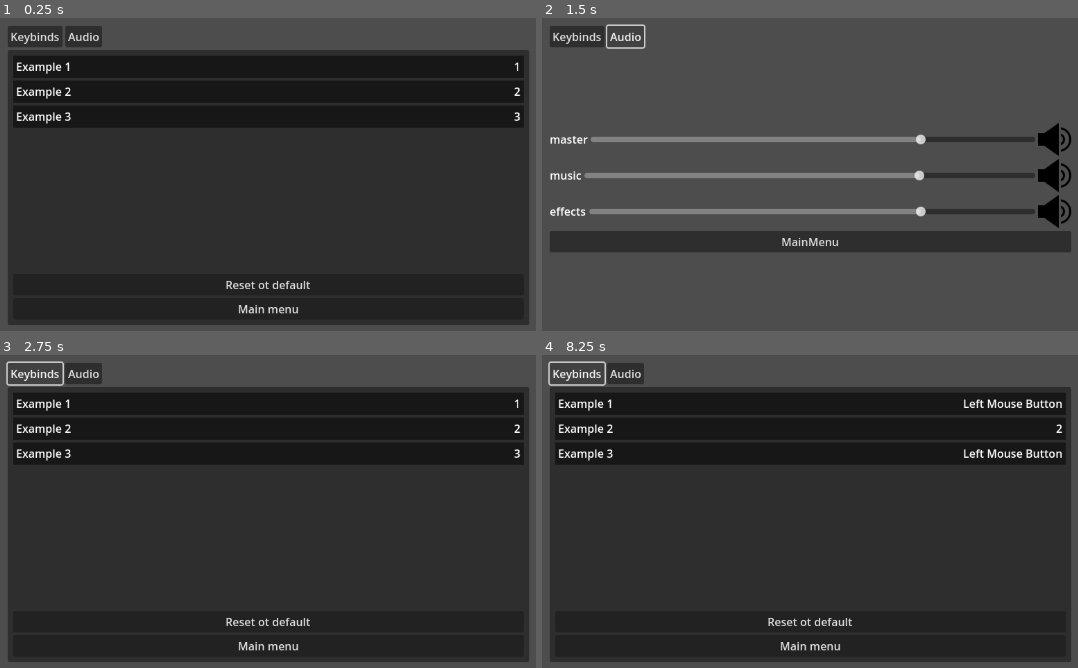
Above: before the commit, frames 1-4 (two rows, left to right).
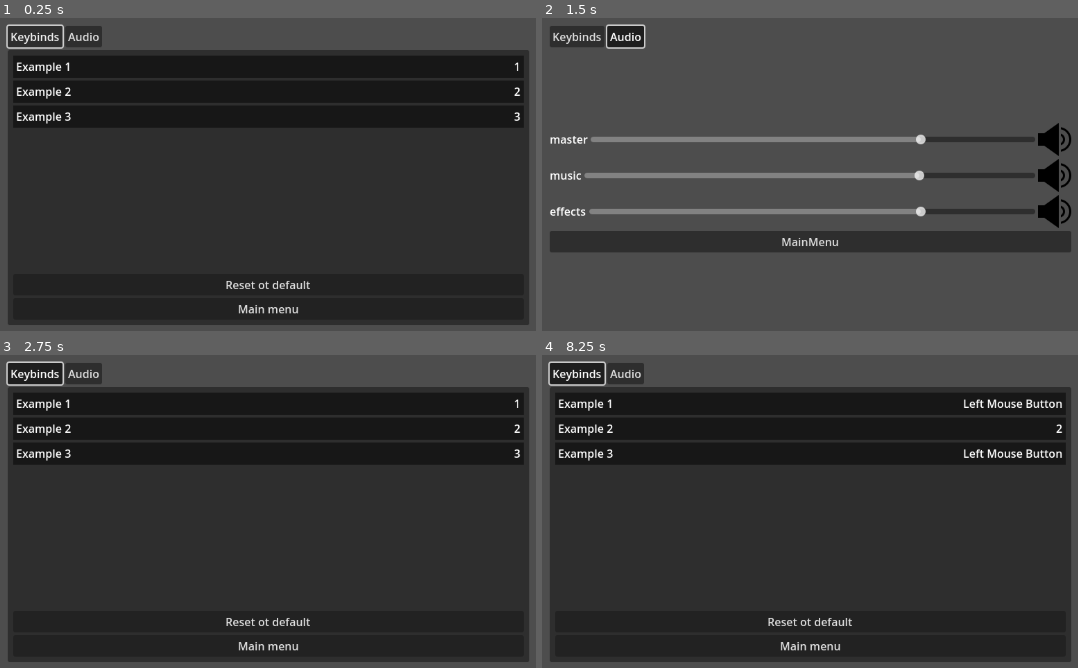
Above: after the commit, the same moments.

Repository: SytonK/settings-and-menus
Game: Godot game, scene res://src/UI/menus/settings/settings_menu.tscn
Two runs of this game, one before a commit and one after it. Both use one fixed random seed, a clock stepped at 60 frames per second and the inputs below. This scene is started directly instead of the project's main scene.
Inputs (mouse positions are in pixels of both pictures, inside the frame that each line leads up to):
- Up to frame 1 (0.25 s): no input
- Up to frame 2 (1.5 s): click "Keybinds" at 0.5 s; click "Audio" at 1.25 s
- Up to frame 3 (2.75 s): click "Keybinds" at 2 s
- Up to frame 4 (8.25 s): click (810, 405) at 2.75 s; click (810, 430) at 3.52 s; click (810, 455) at 4.27 s; click "Audio" at 5 s; click (810, 405) at 5.75 s; click (810, 430) at 6.52 s; click (810, 455) at 7.27 s; click "Keybinds" at 8 s

The runs differ from the first frame. In frame 1, 0.2% of the frame differs, in the area x 1-12%, y 1-10%; in frame 2, 0.4%; in frame 3, 0.5%, in the area x 1-12%, y 2-10%; in frame 4, 0.5%.

Commit message:
settings menu auto focus

Diff:
--- a/src/UI/menus/settings/settings_menu.gd
+++ b/src/UI/menus/settings/settings_menu.gd
@@ -5,6 +5,12 @@
 @onready var audio_menu: Control = $VBoxContainer/AudioMenu
 
 @onready var curr_settings_menu: Control = rebind_menu : set = _set_curr_settings_menu
+
+@onready var keybinds_settings_button: Button = $VBoxContainer/HBoxContainer/KeybindsSettingsButton
+
+
+func _ready() -> void:
+	keybinds_settings_button.grab_focus()
 
 
 func _on_keybinds_settings_button_pressed() -> void:
--- a/src/UI/menus/settings/settings_menu.tscn
+++ b/src/UI/menus/settings/settings_menu.tscn
@@ -1,8 +1,10 @@
-[gd_scene load_steps=4 format=3 uid="uid://cm1vo0wwx040h"]
+[gd_scene load_steps=5 format=3 uid="uid://cm1vo0wwx040h"]
 
 [ext_resource type="PackedScene" uid="uid://d0m0ksp5njn7v" path="res://src/UI/menus/settings/keybind/keybind_menu.tscn" id="1_mm0fn"]
 [ext_resource type="Script" path="res://src/UI/menus/settings/settings_menu.gd" id="1_yj076"]
 [ext_resource type="PackedScene" uid="uid://iag6cbwcx0ud" path="res://src/UI/menus/settings/audio/audio_menu.tscn" id="2_2g3vo"]
+
+[sub_resource type="ButtonGroup" id="ButtonGroup_p2flb"]
 
 [node name="SettingsMenu" type="Control"]
 layout_mode = 3
@@ -30,11 +32,15 @@
 
 [node name="KeybindsSettingsButton" type="Button" parent="VBoxContainer/HBoxContainer"]
 layout_mode = 2
+toggle_mode = true
+button_group = SubResource("ButtonGroup_p2flb")
 text = "Keybinds
 "
 
 [node name="AudioSettingsButton" type="Button" parent="VBoxContainer/HBoxContainer"]
 layout_mode = 2
+toggle_mode = true
+button_group = SubResource("ButtonGroup_p2flb")
 text = "Audio"
 
 [node name="RebindMenu" parent="VBoxContainer" instance=ExtResource("1_mm0fn")]
